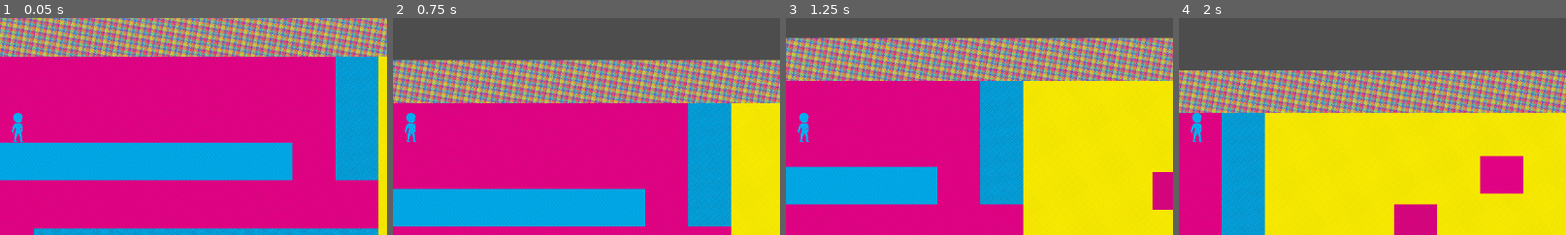
Above: before the commit, frames 1-4 (left to right).
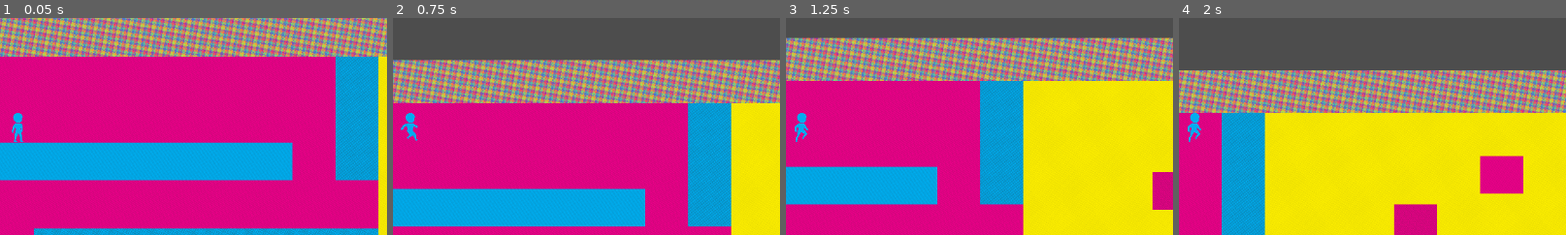
Above: after the commit, the same moments.

Repository: Joshabracks/without-grey
Game: Godot game, scene res://gameplay/level/level_controller.tscn
Two runs of this game, one before a commit and one after it. Both use one fixed random seed, a clock stepped at 60 frames per second and the inputs below.
Inputs:
- Up to frame 1 (0.05 s): no input
- Up to frame 2 (0.75 s): tap Enter (ui_accept) at 0.5 s; hold Right (ui_right) from 0.53 s (still down)
- Up to frame 3 (1.25 s): keep holding Right (ui_right); tap Enter (ui_accept) at 0.77 s
- Up to frame 4 (2 s): keep holding Right (ui_right); tap Enter (ui_accept) at 1.52 s
The pictures show only the part of the screen within x 48-98%, y 26-76%; the shares and areas given below are measured in that part.

Frame 1 is identical in both runs. In frame 2, 0.2% of the frame differs, in the area x 2-7%, y 43-58%; in frame 3, 0.3%; in frame 4, 0.3%.

Commit message:
animation

Diff:
--- a/gameplay/player/player_controller.gd
+++ b/gameplay/player/player_controller.gd
@@ -1,9 +1,18 @@
 class_name PlayerController
 extends Node
 
+enum ACTION {
+	DEFAULT, ROLL, DASH
+}
+
+var action: ACTION = ACTION.DEFAULT
+
 var player_color: Global.CMY = Global.CMY.CYAN
 var key_pressed_a: bool = false
+var key_pressed_s: bool = false
 var key_pressed_d: bool = false
+@onready var sprite: AnimatedSprite2D = $CharacterBody2D/AnimatedSprite2D
+var right: bool = true
 # Called when the node enters the scene tree for the first time.
 const SPEED = 300.0
 const JUMP_FORCE = -400.0
@@ -13,26 +22,59 @@
 #func _ready() -> void:
 	#pass # Replace with function body.
 
+func _change_color():
+	var a: bool = Input.is_key_pressed(KEY_A)
+	var s: bool = Input.is_key_pressed(KEY_S)
+	var d: bool = Input.is_key_pressed(KEY_D)
+	if a && !key_pressed_a:
+		key_pressed_a = true
+	elif !a && key_pressed_a:
+		key_pressed_a = false
+	if d && !key_pressed_d:
+		key_pressed_d = true
+	elif !d && key_pressed_d:
+		key_pressed_d = false
+	if s && !key_pressed_s:
+		key_pressed_s = true
+	elif !s && key_pressed_s:
+		key_pressed_s = false
+	if key_pressed_a && !key_pressed_d && !key_pressed_s:
+		player_color = Global.CMY.CYAN
+	elif key_pressed_s && !key_pressed_a && !key_pressed_a:
+		player_color = Global.CMY.MAGENTA
+	elif key_pressed_d && !key_pressed_a && !key_pressed_s:
+		player_color = Global.CMY.YELLOW
+
+func _animate(delta: float):
+	sprite.flip_h = !right
+	var idle: bool = $CharacterBody2D.velocity.y + abs($CharacterBody2D.velocity.x) == 0
+	if idle:
+		sprite.play("idle")
+		return
+	if $CharacterBody2D.velocity.x != 0:
+		right = $CharacterBody2D.velocity.x > 0
+	var grounded: bool = $CharacterBody2D.is_on_floor()
+	var right: bool = $CharacterBody2D.velocity.x > 0
+	if grounded && action == ACTION.DEFAULT:
+		sprite.play("run")
+		return
+	var up: bool = $CharacterBody2D.velocity.y > 0
+	if !grounded && $CharacterBody2D.velocity.y > 0:
+		sprite.play("jump_up")
+		return
+	if !grounded && $CharacterBody2D.velocity.y < 0:
+		sprite.play("jump_down")
+		return
+	if !grounded:
+		sprite.play("jump_peak")
+		return
+
 
 func _physics_process(delta):
 	# Change the color
-	var a: bool = Input.is_key_pressed(KEY_A)
-	if a && !key_pressed_a:
-		key_pressed_a = true
-		player_color -= 1
-	elif !a && key_pressed_a:
-		key_pressed_a = false
-	var d: bool = Input.is_key_pressed(KEY_D)
-	if d && !key_pressed_d:
-		key_pressed_d = true
-		player_color += 1
-	elif !d && key_pressed_d:
-		key_pressed_d = false
-	if player_color < 0:
-		player_color = Global.CMY.YELLOW
-	if player_color > Global.CMY.YELLOW:
-		player_color = Global.CMY.CYAN
-	$CharacterBody2D/Sprite2D.material.set_shader_parameter("color", int(player_color))
+	_change_color()
+
+	$CharacterBody2D/AnimatedSprite2D.material.set_shader_parameter("color", int(player_color))
 	# Add the gravity.
 	if !$CharacterBody2D.is_on_floor():
 		$CharacterBody2D.velocity.y += gravity * delta
@@ -50,3 +92,4 @@
 		$CharacterBody2D.velocity.x = move_toward($CharacterBody2D.velocity.x, 0, SPEED)
 
 	$CharacterBody2D.move_and_slide()
+	_animate(delta)
--- a/gameplay/player/player_controller.tscn
+++ b/gameplay/player/player_controller.tscn
@@ -1,13 +1,238 @@
-[gd_scene load_steps=6 format=3 uid="uid://ckvcvubuu22ud"]
+[gd_scene load_steps=33 format=3 uid="uid://ckvcvubuu22ud"]
 
 [ext_resource type="Script" path="res://gameplay/player/player_controller.gd" id="1_oqqhi"]
 [ext_resource type="Shader" path="res://gameplay/player/player_sprite.gdshader" id="2_hee8m"]
 [ext_resource type="Texture2D" uid="uid://b713hl6qsi2dg" path="res://gameplay/player/sprite.png" id="3_2114p"]
 
-[sub_resource type="ShaderMaterial" id="ShaderMaterial_16nog"]
+[sub_resource type="ShaderMaterial" id="ShaderMaterial_nucdj"]
 shader = ExtResource("2_hee8m")
 shader_parameter/color = 0
 
+[sub_resource type="AtlasTexture" id="AtlasTexture_gs0r6"]
+atlas = ExtResource("3_2114p")
+region = Rect2(192, 256, 64, 64)
+
+[sub_resource type="AtlasTexture" id="AtlasTexture_3ufit"]
+atlas = ExtResource("3_2114p")
+region = Rect2(256, 256, 64, 64)
+
+[sub_resource type="AtlasTexture" id="AtlasTexture_vits2"]
+atlas = ExtResource("3_2114p")
+region = Rect2(128, 256, 64, 64)
+
+[sub_resource type="AtlasTexture" id="AtlasTexture_gyt65"]
+atlas = ExtResource("3_2114p")
+region = Rect2(192, 256, 64, 64)
+
+[sub_resource type="AtlasTexture" id="AtlasTexture_x36qe"]
+atlas = ExtResource("3_2114p")
+region = Rect2(0, 0, 64, 64)
+
+[sub_resource type="AtlasTexture" id="AtlasTexture_t34ed"]
+atlas = ExtResource("3_2114p")
+region = Rect2(64, 0, 64, 64)
+
+[sub_resource type="AtlasTexture" id="AtlasTexture_w4slo"]
+atlas = ExtResource("3_2114p")
+region = Rect2(128, 0, 64, 64)
+
+[sub_resource type="AtlasTexture" id="AtlasTexture_hy84y"]
+atlas = ExtResource("3_2114p")
+region = Rect2(192, 0, 64, 64)
+
+[sub_resource type="AtlasTexture" id="AtlasTexture_ruseq"]
+atlas = ExtResource("3_2114p")
+region = Rect2(256, 128, 64, 64)
+
+[sub_resource type="AtlasTexture" id="AtlasTexture_0np2k"]
+atlas = ExtResource("3_2114p")
+region = Rect2(192, 128, 64, 64)
+
+[sub_resource type="AtlasTexture" id="AtlasTexture_t61jl"]
+atlas = ExtResource("3_2114p")
+region = Rect2(128, 128, 64, 64)
+
+[sub_resource type="AtlasTexture" id="AtlasTexture_nv6lj"]
+atlas = ExtResource("3_2114p")
+region = Rect2(0, 192, 64, 64)
+
+[sub_resource type="AtlasTexture" id="AtlasTexture_7dcwu"]
+atlas = ExtResource("3_2114p")
+region = Rect2(64, 192, 64, 64)
+
+[sub_resource type="AtlasTexture" id="AtlasTexture_f27ak"]
+atlas = ExtResource("3_2114p")
+region = Rect2(128, 192, 64, 64)
+
+[sub_resource type="AtlasTexture" id="AtlasTexture_fk26r"]
+atlas = ExtResource("3_2114p")
+region = Rect2(192, 192, 64, 64)
+
+[sub_resource type="AtlasTexture" id="AtlasTexture_xdfun"]
+atlas = ExtResource("3_2114p")
+region = Rect2(256, 192, 64, 64)
+
+[sub_resource type="AtlasTexture" id="AtlasTexture_j7q64"]
+atlas = ExtResource("3_2114p")
+region = Rect2(0, 256, 64, 64)
+
+[sub_resource type="AtlasTexture" id="AtlasTexture_j4ev4"]
+atlas = ExtResource("3_2114p")
+region = Rect2(64, 256, 64, 64)
+
+[sub_resource type="AtlasTexture" id="AtlasTexture_l62yk"]
+atlas = ExtResource("3_2114p")
+region = Rect2(256, 0, 64, 64)
+
+[sub_resource type="AtlasTexture" id="AtlasTexture_yess6"]
+atlas = ExtResource("3_2114p")
+region = Rect2(0, 64, 64, 64)
+
+[sub_resource type="AtlasTexture" id="AtlasTexture_unm14"]
+atlas = ExtResource("3_2114p")
+region = Rect2(64, 64, 64, 64)
+
+[sub_resource type="AtlasTexture" id="AtlasTexture_csuk0"]
+atlas = ExtResource("3_2114p")
+region = Rect2(128, 64, 64, 64)
+
+[sub_resource type="AtlasTexture" id="AtlasTexture_y8g10"]
+atlas = ExtResource("3_2114p")
+region = Rect2(192, 64, 64, 64)
+
+[sub_resource type="AtlasTexture" id="AtlasTexture_hk6ie"]
+atlas = ExtResource("3_2114p")
+region = Rect2(256, 64, 64, 64)
+
+[sub_resource type="AtlasTexture" id="AtlasTexture_8b21d"]
+atlas = ExtResource("3_2114p")
+region = Rect2(0, 128, 64, 64)
+
+[sub_resource type="AtlasTexture" id="AtlasTexture_7vs0s"]
+atlas = ExtResource("3_2114p")
+region = Rect2(64, 128, 64, 64)
+
+[sub_resource type="SpriteFrames" id="SpriteFrames_fcj74"]
+animations = [{
+"frames": [{
+"duration": 1.0,
+"texture": SubResource("AtlasTexture_gs0r6")
+}, {
+"duration": 1.0,
+"texture": SubResource("AtlasTexture_3ufit")
+}],
+"loop": true,
+"name": &"dash",
+"speed": 5.0
+}, {
+"frames": [{
+"duration": 1.0,
+"texture": SubResource("AtlasTexture_vits2")
+}, {
+"duration": 1.0,
+"texture": SubResource("AtlasTexture_gyt65")
+}],
+"loop": true,
+"name": &"dash_prep",
+"speed": 5.0
+}, {
+"frames": [{
+"duration": 1.0,
+"texture": SubResource("AtlasTexture_x36qe")
+}, {
+"duration": 1.0,
+"texture": SubResource("AtlasTexture_t34ed")
+}, {
+"duration": 1.0,
+"texture": SubResource("AtlasTexture_w4slo")
+}, {
+"duration": 1.0,
+"texture": SubResource("AtlasTexture_hy84y")
+}],
+"loop": true,
+"name": &"idle",
+"speed": 5.0
+}, {
+"frames": [{
+"duration": 1.0,
+"texture": SubResource("AtlasTexture_ruseq")
+}],
+"loop": true,
+"name": &"jump_down",
+"speed": 5.0
+}, {
+"frames": [{
+"duration": 1.0,
+"texture": SubResource("AtlasTexture_0np2k")
+}],
+"loop": true,
+"name": &"jump_peak",
+"speed": 5.0
+}, {
+"frames": [{
+"duration": 1.0,
+"texture": SubResource("AtlasTexture_t61jl")
+}],
+"loop": true,
+"name": &"jump_up",
+"speed": 5.0
+}, {
+"frames": [{
+"duration": 1.0,
+"texture": SubResource("AtlasTexture_nv6lj")
+}, {
+"duration": 1.0,
+"texture": SubResource("AtlasTexture_7dcwu")
+}, {
+"duration": 1.0,
+"texture": SubResource("AtlasTexture_f27ak")
+}, {
+"duration": 1.0,
+"texture": SubResource("AtlasTexture_fk26r")
+}, {
+"duration": 1.0,
+"texture": SubResource("AtlasTexture_xdfun")
+}, {
+"duration": 1.0,
+"texture": SubResource("AtlasTexture_j7q64")
+}, {
+"duration": 1.0,
+"texture": SubResource("AtlasTexture_j4ev4")
+}],
+"loop": true,
+"name": &"roll",
+"speed": 7.0
+}, {
+"frames": [{
+"duration": 1.0,
+"texture": SubResource("AtlasTexture_l62yk")
+}, {
+"duration": 1.0,
+"texture": SubResource("AtlasTexture_yess6")
+}, {
+"duration": 1.0,
+"texture": SubResource("AtlasTexture_unm14")
+}, {
+"duration": 1.0,
+"texture": SubResource("AtlasTexture_csuk0")
+}, {
+"duration": 1.0,
+"texture": SubResource("AtlasTexture_y8g10")
+}, {
+"duration": 1.0,
+"texture": SubResource("AtlasTexture_hk6ie")
+}, {
+"duration": 1.0,
+"texture": SubResource("AtlasTexture_8b21d")
+}, {
+"duration": 1.0,
+"texture": SubResource("AtlasTexture_7vs0s")
+}],
+"loop": true,
+"name": &"run",
+"speed": 15.0
+}]
+
 [sub_resource type="RectangleShape2D" id="RectangleShape2D_q4imv"]
 size = Vector2(18, 42)
 
@@ -16,11 +241,10 @@
 
 [node name="CharacterBody2D" type="CharacterBody2D" parent="."]
 
-[node name="Sprite2D" type="Sprite2D" parent="CharacterBody2D"]
-material = SubResource("ShaderMaterial_16nog")
-texture = ExtResource("3_2114p")
-hframes = 5
-vframes = 5
+[node name="AnimatedSprite2D" type="AnimatedSprite2D" parent="CharacterBody2D"]
+material = SubResource("ShaderMaterial_nucdj")
+sprite_frames = SubResource("SpriteFrames_fcj74")
+animation = &"jump_down"
 
 [node name="CollisionShape2D" type="CollisionShape2D" parent="CharacterBody2D"]
 position = Vector2(1, 11)
